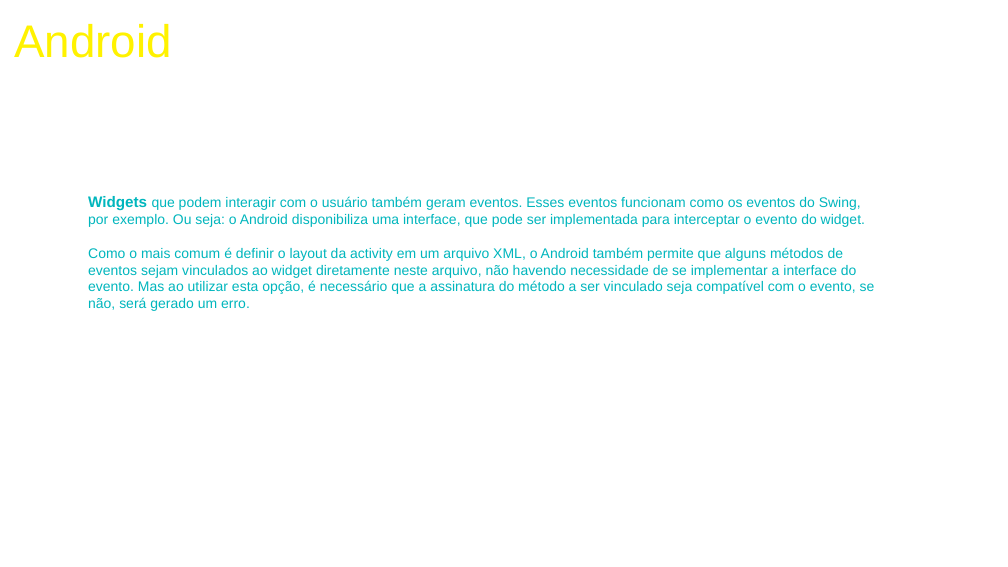
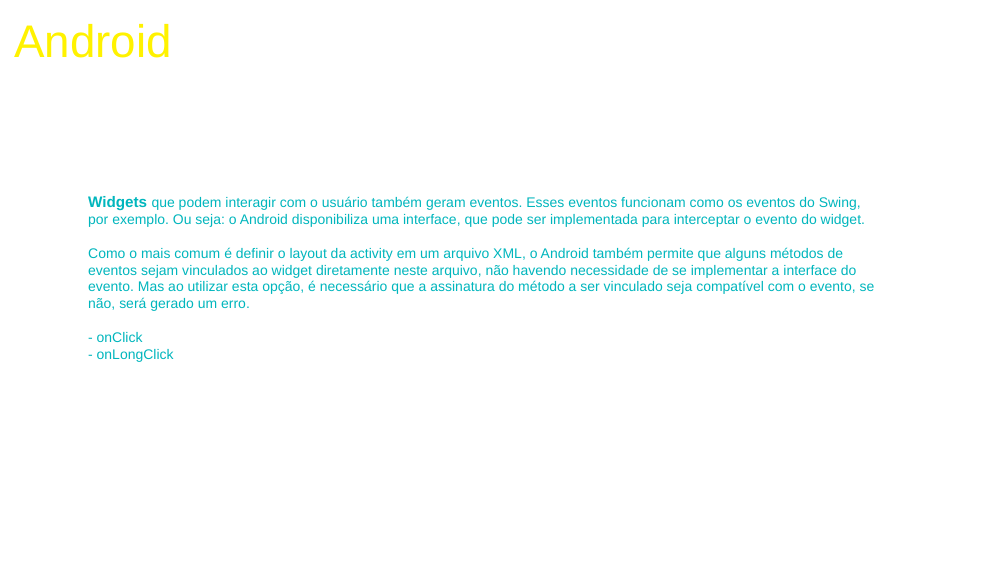
Before and after one commit to VolmirTC/treinamento-android, a slide deck: slide 2 of Treinamento Android - aula 3.odp (slide 3 before the commit). Drawn at 1008x567 pixels with LibreOffice and Linux fonts; fonts in the diff are those of the drawing; background and template pictures are left out. Boxes give left, top, right and bottom in pixels: in the first picture for what was removed or moved away, otherwise in the second. Text is boxed around its words. In the diff, an @@ line names an element or a change of style, - is before the commit and + after.

```diff
--- a/Treinamento Android - aula 3.odp
+++ b/Treinamento Android - aula 3.odp
@@ text at (97,332,174,362): paragraphs added @@
+- onClick
+- onLongClick
```
Also in this commit, not shown: 1 other slide changed, 2 slides added, 1 slide removed, 2 other files.
